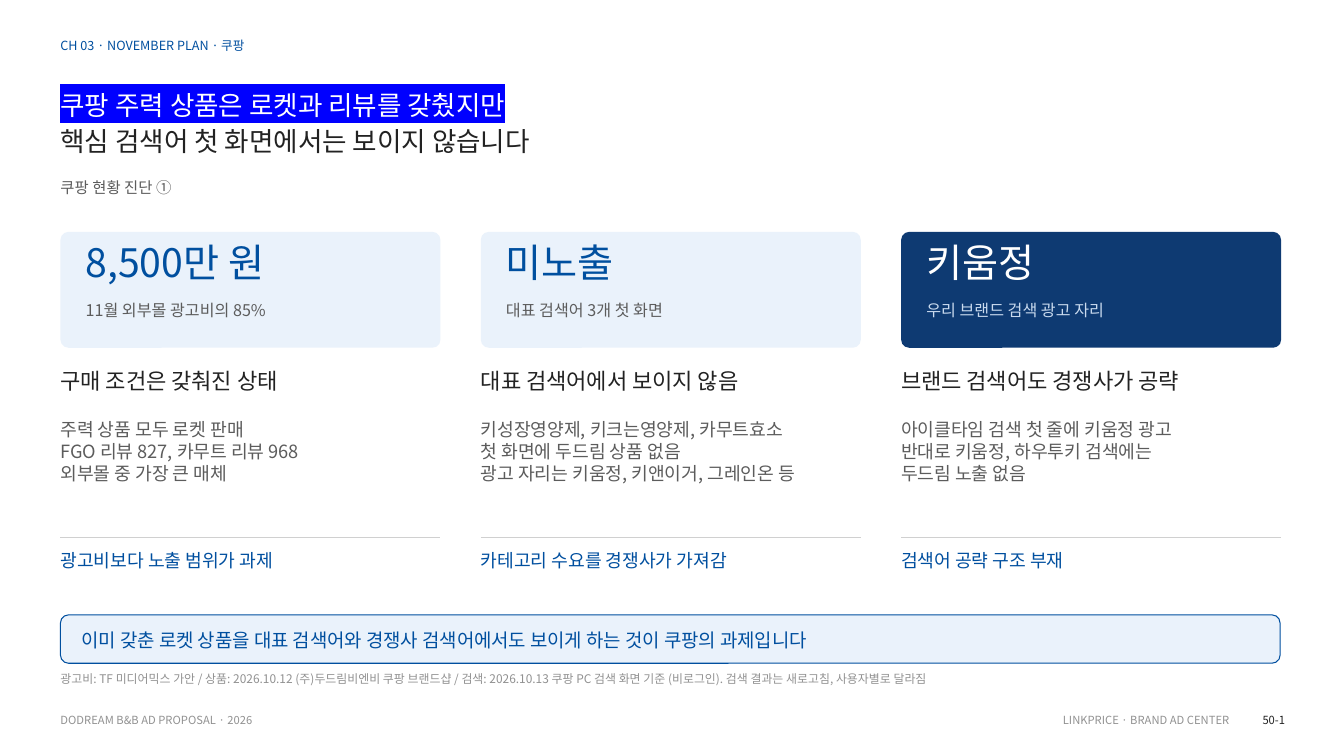
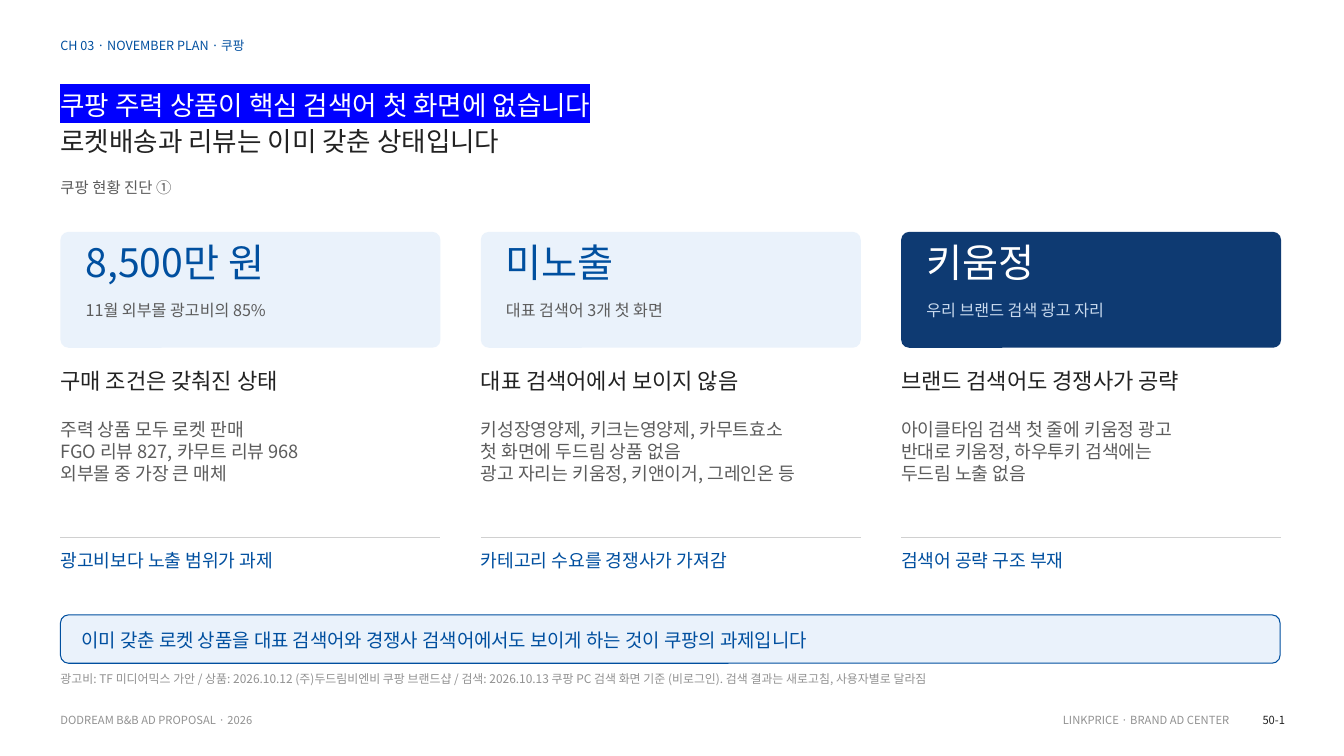
Before and after one commit to sonnet24/mypage, a slide deck: slide 1 of 두드림_11월_쿠팡_지마켓_11번가_수정.pptx. Drawn at 1344x756 pixels with LibreOffice and Linux fonts; fonts in the diff are those of the drawing. Boxes give left, top, right and bottom in pixels: in the first picture for what was removed or moved away, otherwise in the second. Text is boxed around its words. In the diff, an @@ line names an element or a change of style, - is before the commit and + after.

```diff
--- a/두드림_11월_쿠팡_지마켓_11번가_수정.pptx
+++ b/두드림_11월_쿠팡_지마켓_11번가_수정.pptx
@@ text at box(60, 87, 591, 153): text changed; text colour #222222 to #FFFFFF @@
-쿠팡 주력 상품은 로켓과 리뷰를 갖췄지만
-핵심 검색어 첫 화면에서는 보이지 않습니다
+쿠팡 주력 상품이 핵심 검색어 첫 화면에 없습니다
+로켓배송과 리뷰는 이미 갖춘 상태입니다
```
Also in this commit, not shown: 3 other slides changed.
